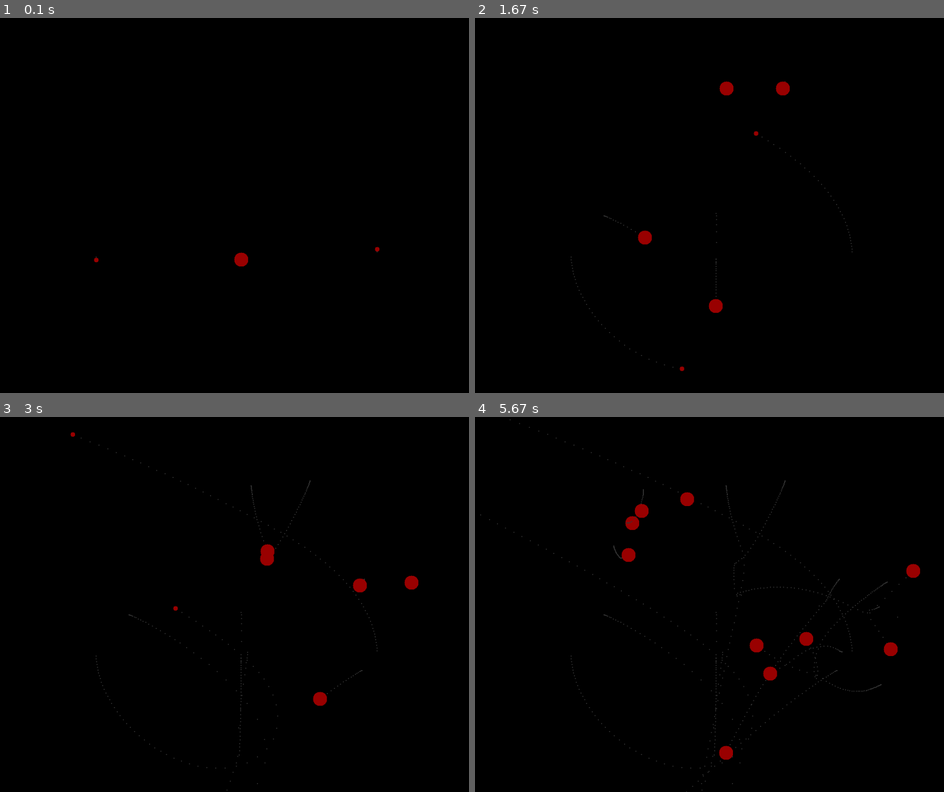
Above: before the commit, frames 1-4 (two rows, left to right).
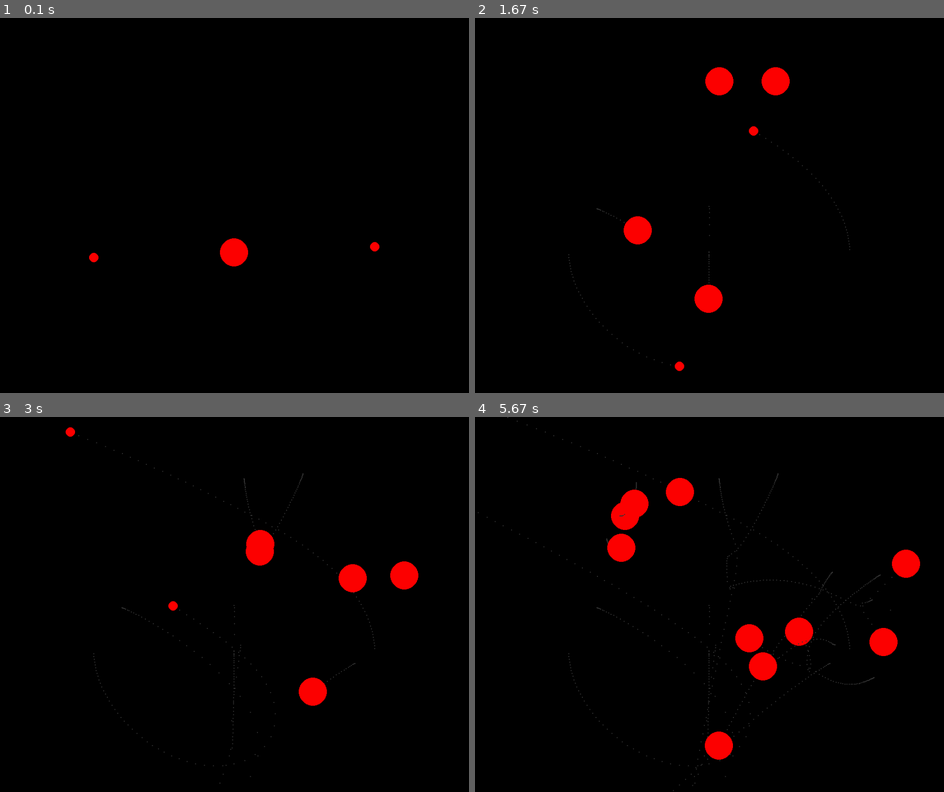
Above: after the commit, the same moments.

Repository: ggrainger34/PygameGravitySimulator
Game: pygame game, started from gravityEngine.py
Same seed, same stepped clock (60 frames per second), same inputs: the game is played once before the commit and once after it.
Inputs (mouse positions are in pixels of both pictures, inside the frame that each line leads up to):
- Up to frame 1 (0.1 s): no input
- Up to frame 2 (1.67 s): click (709, 205) at 0.4 s; click (596, 209) at 0.73 s; click (779, 74) at 1.07 s; click (718, 78) at 1.4 s
- Up to frame 3 (3 s): click (239, 645) at 1.73 s; click (356, 664) at 2.07 s; click (356, 570) at 2.4 s; click (403, 574) at 2.73 s
- Up to frame 4 (5.67 s): click (873, 675) at 3.07 s; click (728, 589) at 3.4 s; click (606, 537) at 3.73 s; click (836, 645) at 4.07 s; click (634, 484) at 4.4 s; click (873, 600) at 4.73 s; click (620, 514) at 5.07 s; click (681, 492) at 5.4 s

The runs differ from the first frame. In frame 1, 0.5% of the frame differs, in the area x 19-81%, y 58-67%; in frame 2, 1.7%; in frame 3, 2.0%; in frame 4, 4.2%, in the area x 0-95%, y 0-100%.

Commit message:
Update gravityEngine.py

Diff:
--- a/gravityEngine.py
+++ b/gravityEngine.py
@@ -62,14 +62,14 @@
                 rSquared = ((otherBody.posX - self.posX) ** 2) + ((otherBody.posY - self.posY) ** 2)
 
                 #Find the direction in which the force is acting and normalise both x and y
-                forceDirectionX = (otherBody.posX - self.posX) / sqrt(rSquared)
-                forceDirectionY = (otherBody.posY - self.posY) / sqrt(rSquared)
+                forceNormalisedX = (otherBody.posX - self.posX) / sqrt(rSquared)
+                forceNormalisedY = (otherBody.posY - self.posY) / sqrt(rSquared)
 
                 #Newton's law of universal gravitation
                 singleForceMagnitude = gravitationalConstant * otherBody.mass / rSquared
 
-                singleForceX = singleForceMagnitude * forceDirectionX
-                singleForceY = singleForceMagnitude * forceDirectionY
+                singleForceX = singleForceMagnitude * forceNormalisedX
+                singleForceY = singleForceMagnitude * forceNormalisedY
 
             #Add the forces resulting from all seperate bodies to the resultant force
             resultantForceX += singleForceX
@@ -88,7 +88,7 @@
         self.renderBody()
 
         #Add previous locations, this is used for creating a trail
-        self.previousLocations.append((self.posX + (self.bodyRadius / 2), self.posY + (self.bodyRadius / 2)))
+        self.previousLocations.append((self.posX, self.posY))
 
     #This code displays where the body has been in all past positions
     def renderTrail(self):
@@ -96,7 +96,7 @@
             pygame.draw.circle(screen, (55,55,55), location, 1)
 
     def renderBody(self):
-        screen.blit(self.bodyImage, (self.posX, self.posY))
+        pygame.draw.circle(screen, (255,0,0), (self.posX, self.posY), self.bodyRadius)
 
     def updateVelocity(self, accelerationX, accelerationY):
         self.velX += accelerationX
